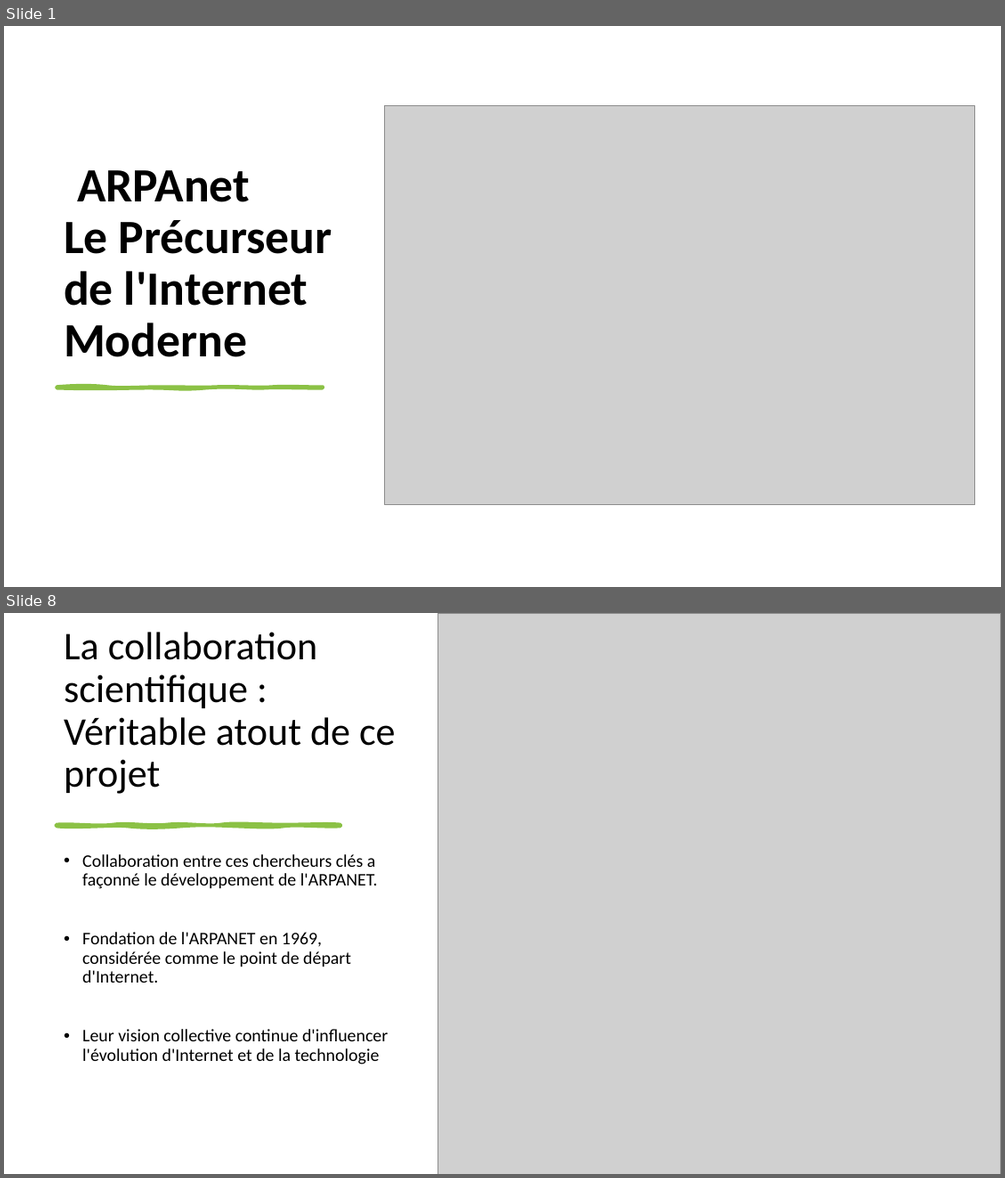
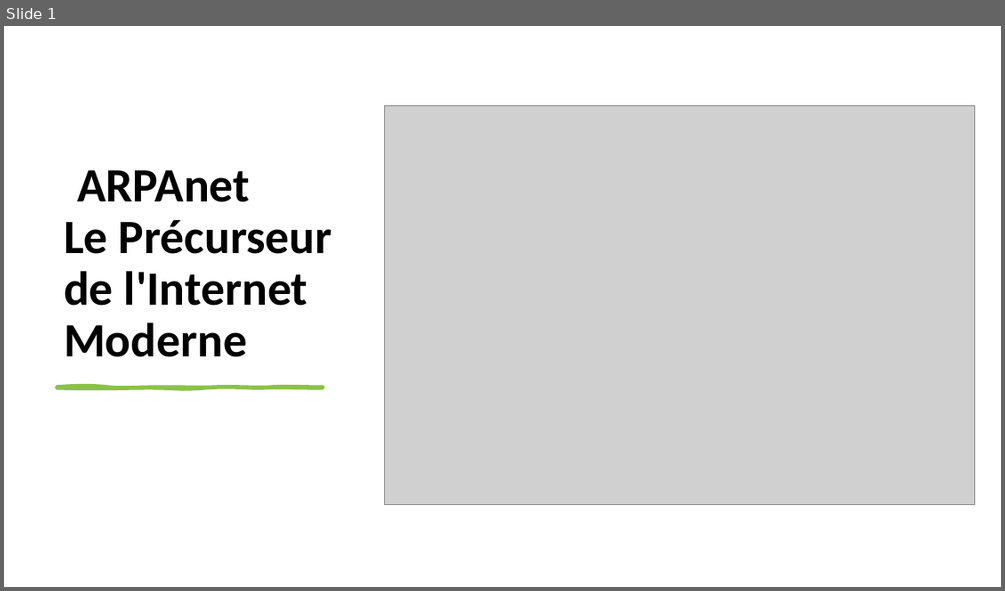
Before and after one commit to YannVerd/Expo_groupe, a slide deck: Expose_ARPAnet.pptx. Shown one above the other, each under a label of ours: slides 1 and 8 before the commit, slide 1 after it; the slides between them are not shown. The pictures are 1005x1178 and 1005x591 pixels, drawn with LibreOffice and Linux fonts; fonts in the diff are those of the drawing; grey boxes stand for pictures. Boxes give left, top, right and bottom in pixels: in the first picture for what was removed or moved away, otherwise in the second. Text is boxed around its words. In the diff, an @@ line names an element or a change of style, - is before the commit and + after.

```diff
--- a/Expose_ARPAnet.pptx
+++ b/Expose_ARPAnet.pptx
@@ slide 8 removed at (x1=4, y1=613, x2=1001, y2=1174), background #FFFFFF @@
@@ title removed at (x1=64, y1=632, x2=396, y2=794) @@
-La collaboration scientifique : Véritable atout de ce projet
@@ picture removed at (x1=438, y1=613, x2=1001, y2=1174) @@
@@ freeform shape removed at (x1=57, y1=825, x2=340, y2=826) @@
@@ text removed at (x1=82, y1=854, x2=388, y2=1064) @@
-• Collaboration entre ces chercheurs clés a façonné le développement de l'ARPANET.
-• Fondation de l'ARPANET en 1969, considérée comme le point de départ d'Internet.
-• Leur vision collective continue d'influencer l'évolution d'Internet et de la technologie
```
Also in this commit, not shown: 7 slides changed, 1 slide added, 1 other file.
